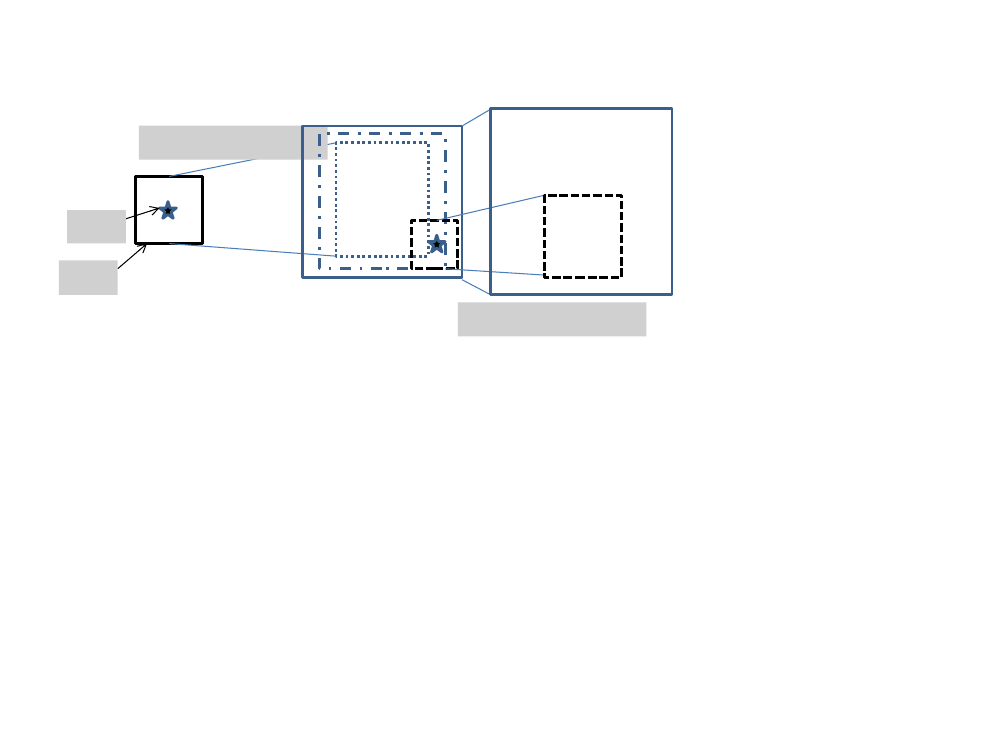
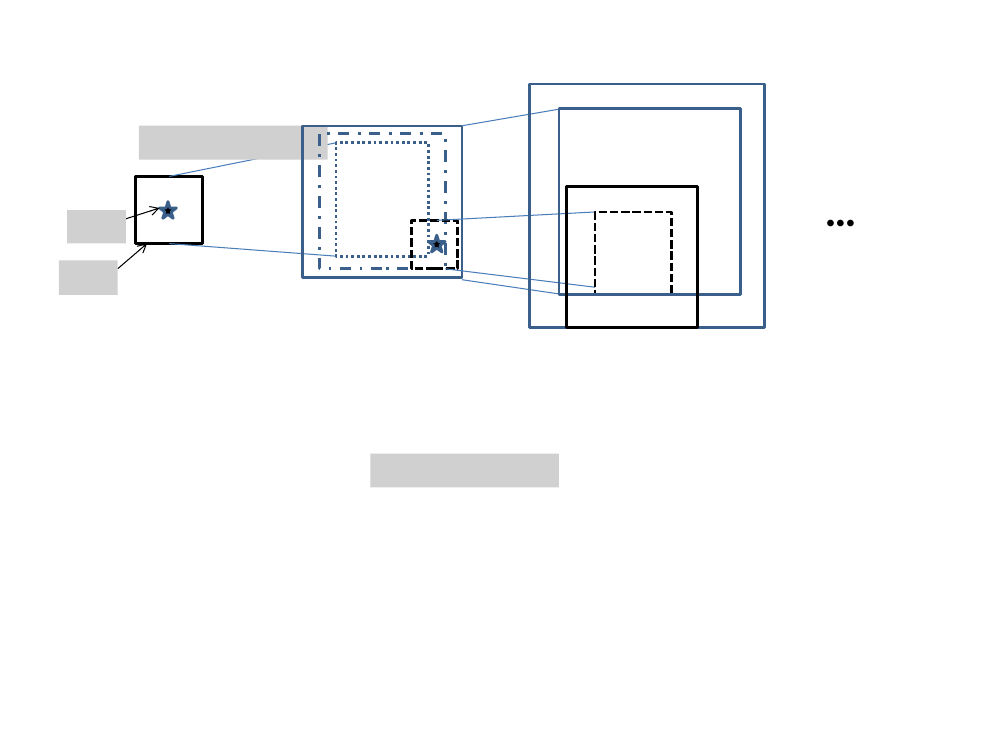
Before and after one commit to dtbinh/AnytimeCPS2015, a slide deck: slide 1 of Pubs/CDC16/Paper/figs/OverReachFigure.pptx. Drawn at 1008x756 pixels with LibreOffice and Linux fonts; fonts in the diff are those of the drawing; grey boxes stand for pictures. Boxes give left, top, right and bottom in pixels: in the first picture for what was removed or moved away, otherwise in the second. Text is boxed around its words. In the diff, an @@ line names an element or a change of style, - is before the commit and + after.

```diff
--- a/Pubs/CDC16/Paper/figs/OverReachFigure.pptx
+++ b/Pubs/CDC16/Paper/figs/OverReachFigure.pptx
@@ rectangle added at (529,84,764,328), outline #3A5F8C 2 pt @@
@@ line moved from (463, 126) - (491, 109) to (463, 126) - (559, 109) @@
@@ rectangle: place and size @@
-rectangle at (491,109,672,295)
+rectangle at (559,109,741,295)
@@ text added at (814,176,890,241), 32 pt, text #000000, bold @@
+…
@@ rectangle added at (566,186,697,328), outline #000000 2 pt @@
@@ line moved from (436, 221) - (544, 196) to (436, 221) - (595, 212) @@
@@ rectangle: place and size @@
-rectangle at (544,196,621,277)
+rectangle at (595,212,671,293)
@@ line moved from (446, 269) - (544, 275) to (446, 269) - (595, 287) @@
@@ line moved from (462, 279) - (491, 294) to (462, 279) - (559, 294) @@
@@ picture: place and size @@
-picture at (458,302,646,337)
+picture at (370,454,558,488)
```
Also in this commit, not shown: 1 other file.
